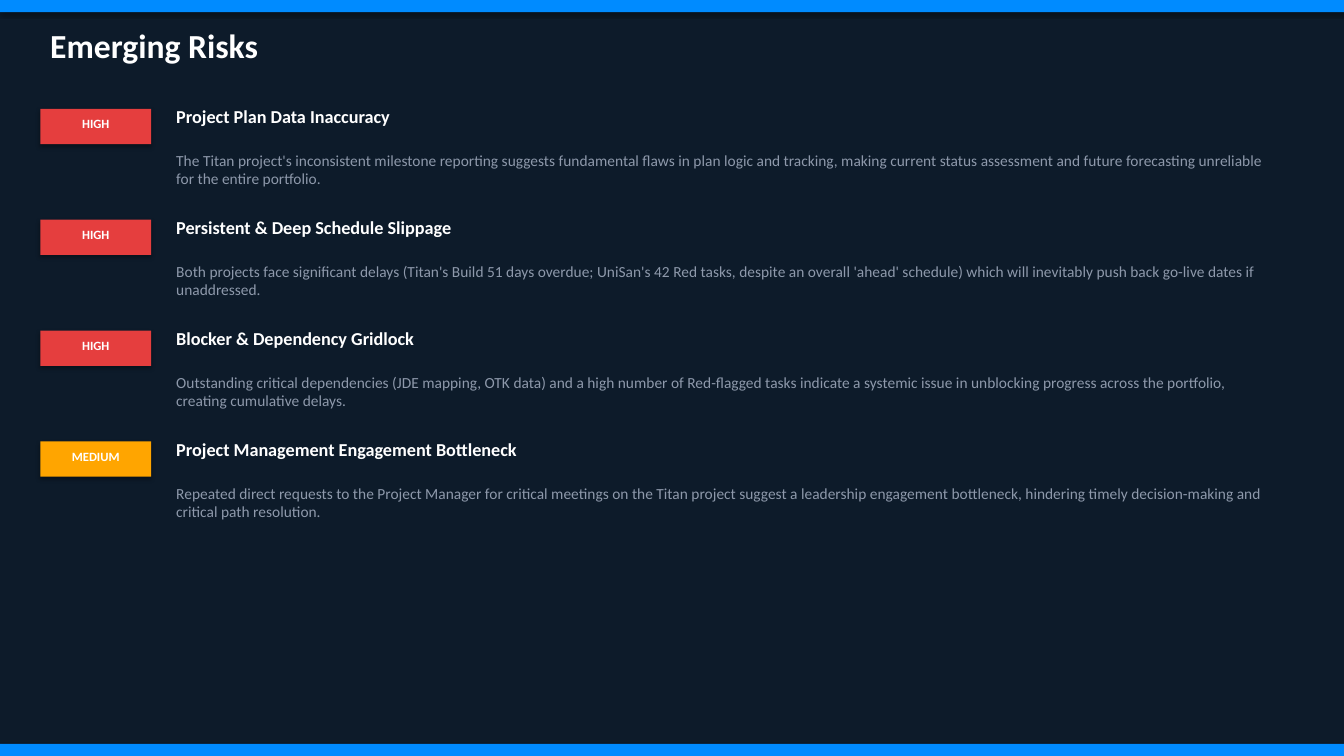
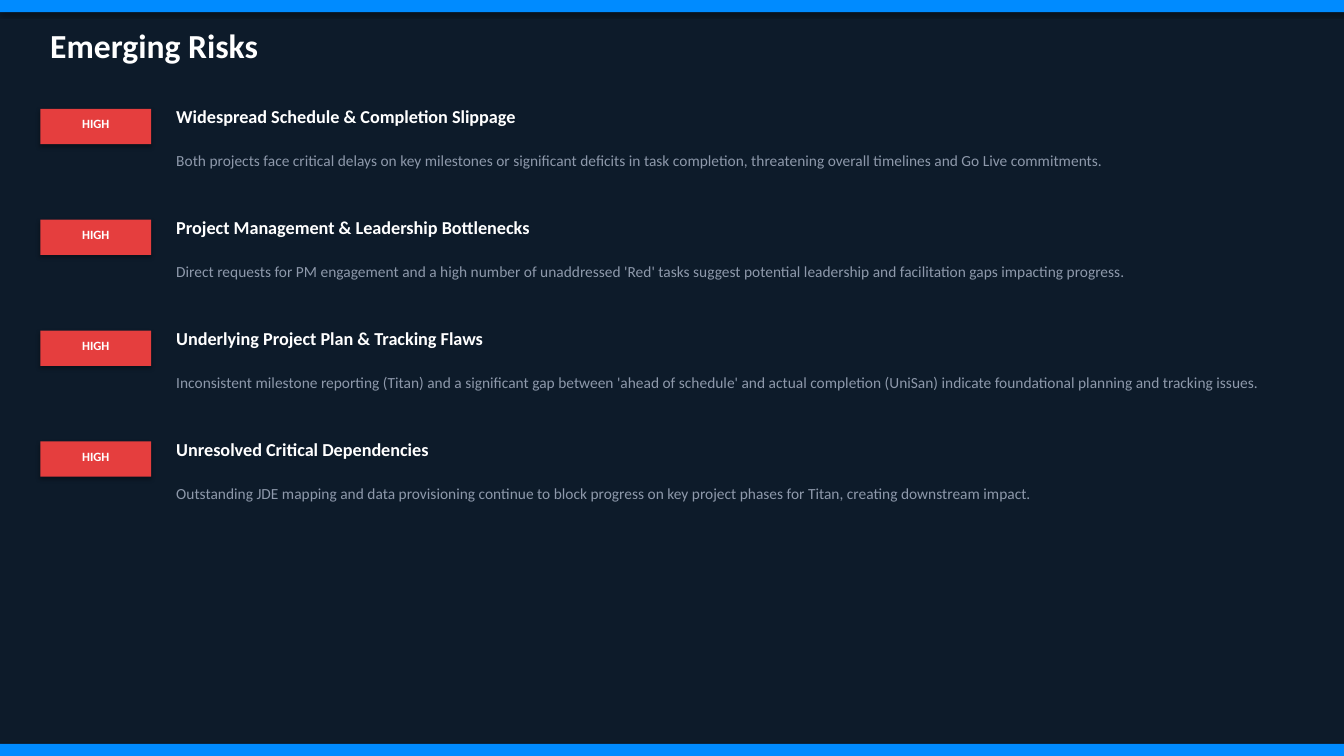
Before and after one commit to sjahirahamed/Project-Health-Reporting-Agent, a slide deck: slide 4 of presentations/Portfolio_Health_Report_202607.pptx. Drawn at 1344x756 pixels with LibreOffice and Linux fonts; fonts in the diff are those of the drawing. Boxes give left, top, right and bottom in pixels: in the first picture for what was removed or moved away, otherwise in the second. Text is boxed around its words. In the diff, an @@ line names an element or a change of style, - is before the commit and + after.

```diff
--- a/presentations/Portfolio_Health_Report_202607.pptx
+++ b/presentations/Portfolio_Health_Report_202607.pptx
@@ text at box(176, 110, 516, 126): text changed @@
-Project Plan Data Inaccuracy
+Widespread Schedule & Completion Slippage
@@ text at box(176, 155, 1102, 169): text changed @@
-The Titan project's inconsistent milestone reporting suggests fundamental flaws in plan logic and tracking, making current status assessment and future forecasting unreliable for the entire portfolio.
+Both projects face critical delays on key milestones or significant deficits in task completion, threatening overall timelines and Go Live commitments.
@@ text at box(176, 221, 530, 237): text changed @@
-Persistent & Deep Schedule Slippage
+Project Management & Leadership Bottlenecks
@@ text at box(176, 266, 1124, 280): text changed @@
-Both projects face significant delays (Titan's Build 51 days overdue; UniSan's 42 Red tasks, despite an overall 'ahead' schedule) which will inevitably push back go-live dates if unaddressed.
+Direct requests for PM engagement and a high number of unaddressed 'Red' tasks suggest potential leadership and facilitation gaps impacting progress.
@@ text at box(176, 332, 483, 348): text changed @@
-Blocker & Dependency Gridlock
+Underlying Project Plan & Tracking Flaws
@@ text at box(176, 377, 1257, 391): text changed @@
-Outstanding critical dependencies (JDE mapping, OTK data) and a high number of Red-flagged tasks indicate a systemic issue in unblocking progress across the portfolio, creating cumulative delays.
+Inconsistent milestone reporting (Titan) and a significant gap between 'ahead of schedule' and actual completion (UniSan) indicate foundational planning and tracking issues.
@@ rectangle at box(40, 442, 151, 477): fill #FFA500 to #E53E3E @@
@@ text at box(176, 443, 428, 459): text changed @@
-Project Management Engagement Bottleneck
+Unresolved Critical Dependencies
@@ text at box(82, 453, 109, 461): text changed @@
-MEDIUM
+HIGH
@@ text at box(176, 488, 1030, 502): text changed @@
-Repeated direct requests to the Project Manager for critical meetings on the Titan project suggest a leadership engagement bottleneck, hindering timely decision-making and critical path resolution.
+Outstanding JDE mapping and data provisioning continue to block progress on key project phases for Titan, creating downstream impact.
```
Also in this commit, not shown: 5 other slides changed, 1 other file.
